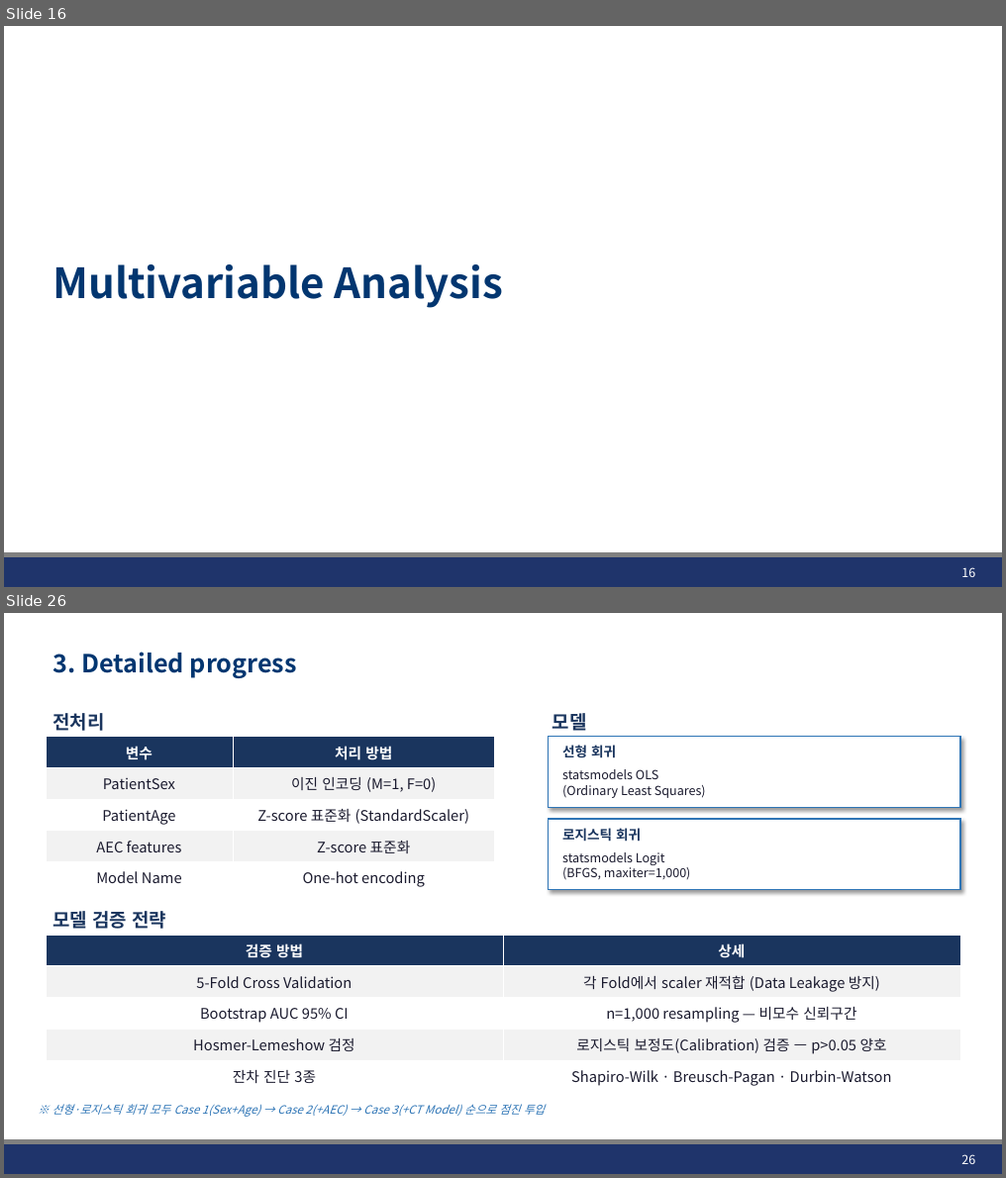
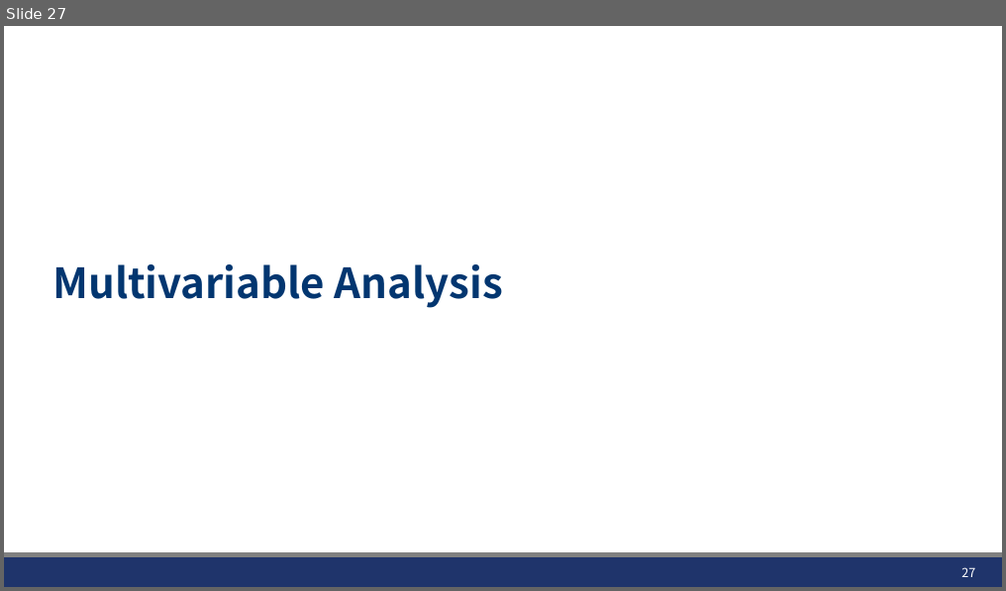
Before and after one commit to JHWannabe/2026-1_Study, a slide deck: 연구자료/260424_Linear_Logistic_Regression.pptx. Shown one above the other, each under a label of ours: slides 16 and 26 before the commit, slide 27 after it; the slides between them are not shown. The pictures are 1006x1178 and 1006x591 pixels, drawn with LibreOffice and Linux fonts; fonts in the diff are those of the drawing; background and template pictures are left out. Boxes give left, top, right and bottom in pixels: in the first picture for what was removed or moved away, otherwise in the second. Text is boxed around its words. In the diff, an @@ line names an element or a change of style, - is before the commit and + after.

```diff
--- a/연구자료/260424_Linear_Logistic_Regression.pptx
+++ b/연구자료/260424_Linear_Logistic_Regression.pptx
@@ slide 26 removed at box(4, 613, 1002, 1174), background #FFFFFF; not listed: 2 template elements that a slide beside it also shows @@
@@ title removed at box(54, 652, 297, 678) @@
-3. Detailed progress
@@ text removed at box(53, 713, 104, 731) @@
-전처리
@@ text removed at box(552, 713, 587, 731) @@
-모델
@@ table removed at box(46, 737, 495, 894), 5 rows, 2 columns @@
-변수 | 처리 방법
-PatientSex | 이진 인코딩 (M=1, F=0)
-PatientAge | Z-score 표준화 (StandardScaler)
-AEC features | Z-score 표준화
-Model Name | One-hot encoding
@@ rectangle removed at box(548, 737, 960, 808) @@
@@ text removed at box(562, 745, 616, 759) @@
-선형 회귀
@@ text removed at box(562, 769, 706, 798) @@
-statsmodels OLS
-(Ordinary Least Squares)
@@ rectangle removed at box(548, 819, 960, 890) @@
@@ text removed at box(562, 828, 641, 842) @@
-로지스틱 회귀
@@ text removed at box(562, 853, 691, 880) @@
-statsmodels Logit
-(BFGS, maxiter=1,000)
@@ table removed at box(46, 935, 960, 1092), 5 rows, 2 columns @@
-검증 방법 | 상세
-5-Fold Cross Validation | 각 Fold에서 scaler 재적합 (Data Leakage 방지)
-Bootstrap AUC 95% CI | n=1,000 resampling — 비모수 신뢰구간
-Hosmer-Lemeshow 검정 | 로지스틱 보정도(Calibration) 검증 — p>0.05 양호
-잔차 진단 3종 | Shapiro-Wilk · Breusch-Pagan · Durbin-Watson
@@ text removed at box(53, 911, 167, 929) @@
-모델 검증 전략
@@ text removed at box(53, 1104, 545, 1117) @@
-※ 선형·로지스틱 회귀 모두 Case 1(Sex+Age) → Case 2(+AEC) → Case 3(+CT Model) 순으로 점진 투입
@@ page number removed at box(961, 1155, 975, 1164) @@
-26
@@ what was slide 16 is now slide 27 @@
@@ page number at box(961, 568, 975, 577): text changed @@
-16
+27
```
Also in this commit, not shown: 17 slides changed, 13 slides added, 4 other slides removed, 7 other files.
